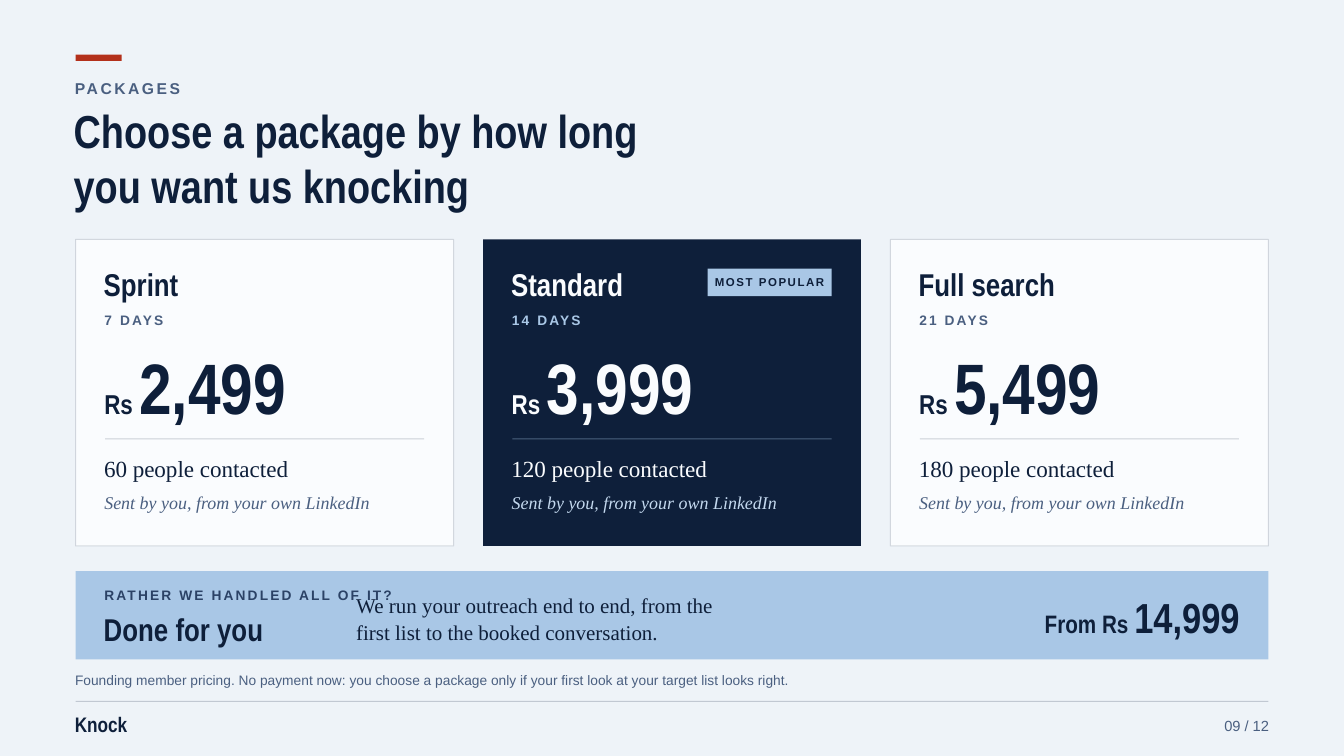
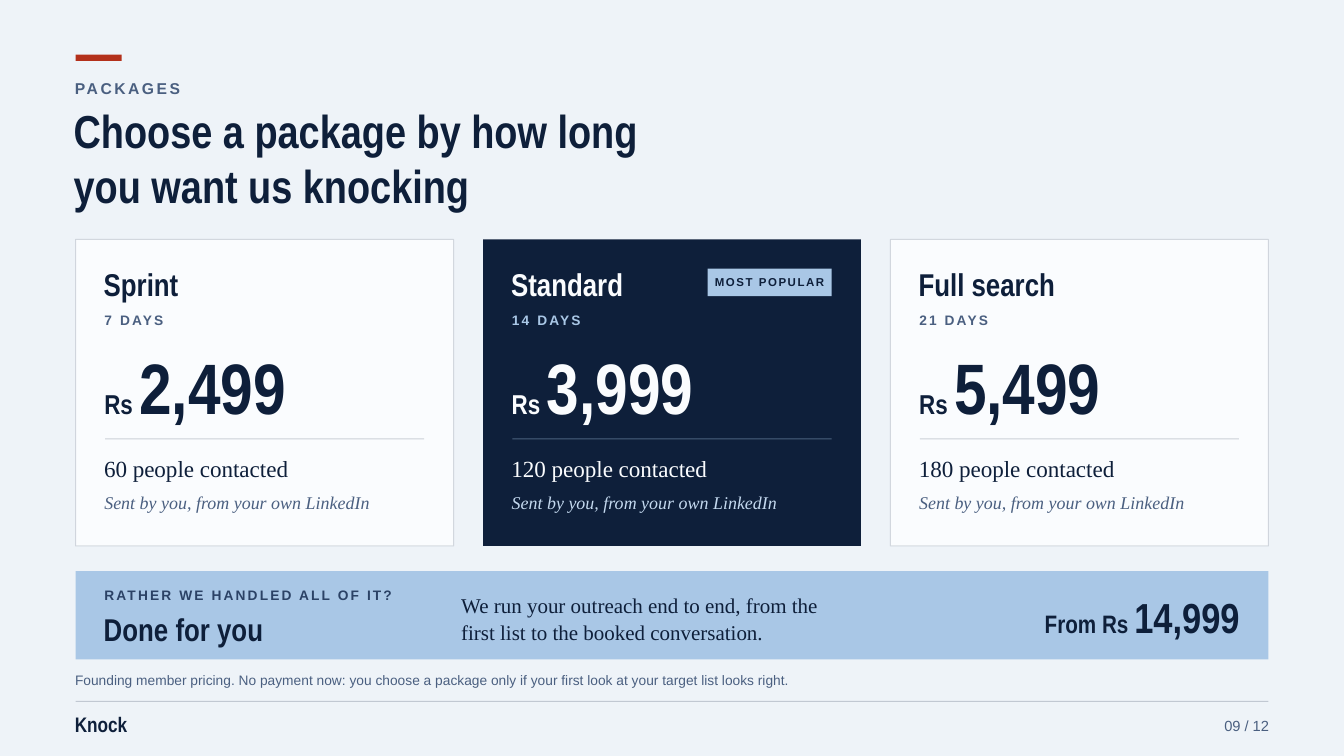
Before and after one commit to heetsanghvvii/Claude-Code-Experiments, a slide deck: slide 9 of decks/client/knock-client-deck.pptx. Drawn at 1344x756 pixels with LibreOffice and Linux fonts; fonts in the diff are those of the drawing. Boxes give left, top, right and bottom in pixels: in the first picture for what was removed or moved away, otherwise in the second. Text is boxed around its words. In the diff, an @@ line names an element or a change of style, - is before the commit and + after.

```diff
--- a/decks/client/knock-client-deck.pptx
+++ b/decks/client/knock-client-deck.pptx
@@ text "We run your outreach end ...": place and size @@
-text "We run your outreach end ..." at (356,598,713,640)
+text "We run your outreach end ..." at (461,598,818,640)
```
Also in this commit, not shown: 5 other slides changed, 5 other files.
